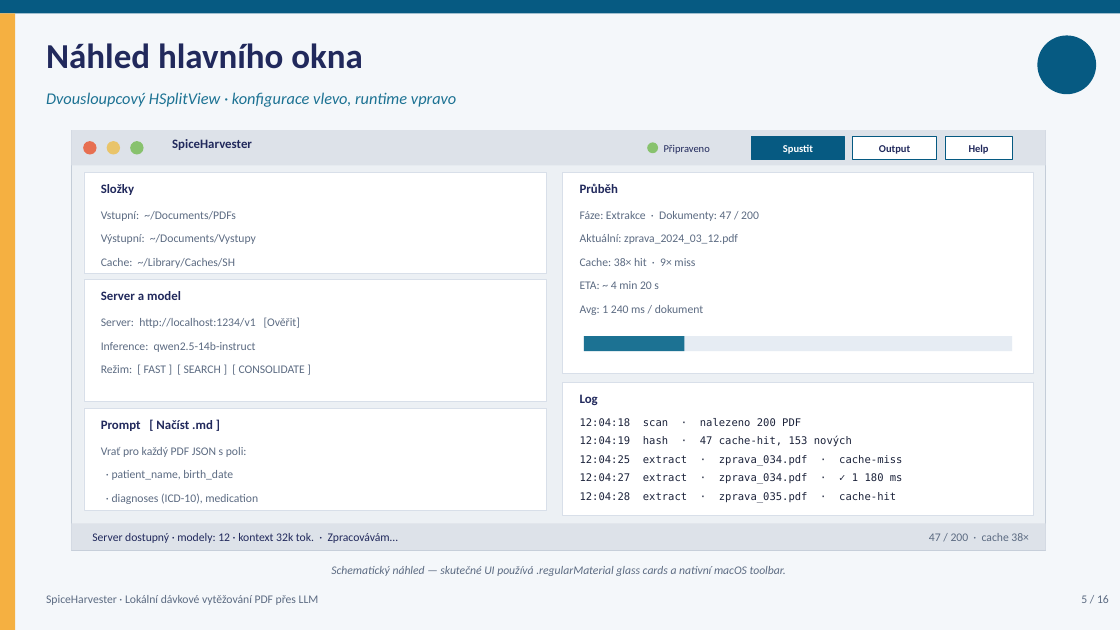
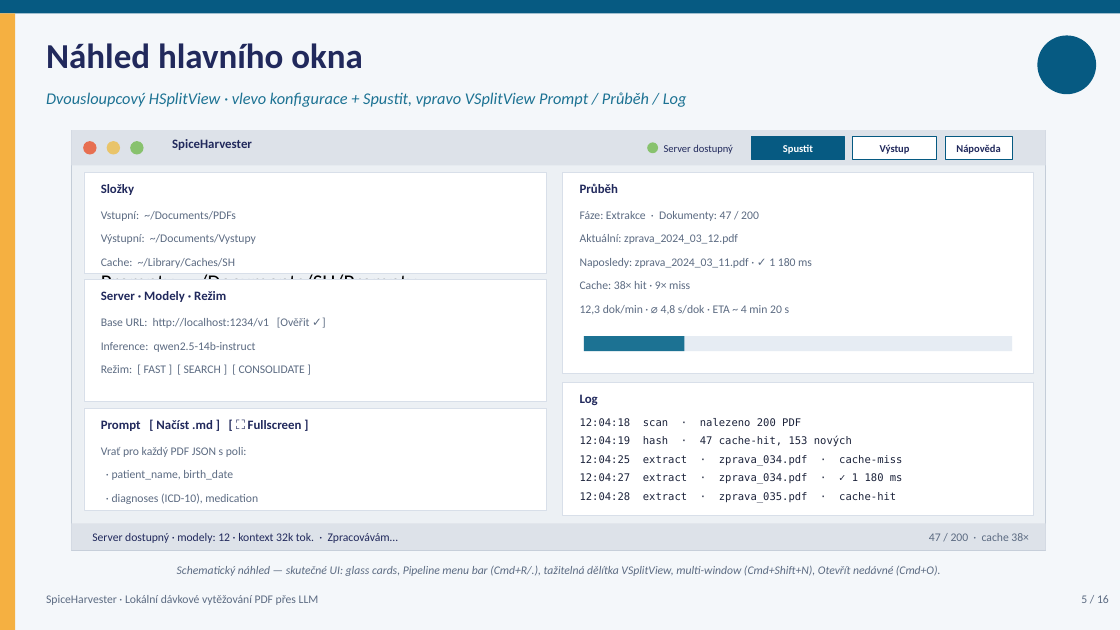
Before and after one commit to davidmasinzprahy/SpiceHarvester, a slide deck: slide 5 of docs/SpiceHarvester_Prezentace.pptx. Drawn at 1120x630 pixels with LibreOffice and Linux fonts; fonts in the diff are those of the drawing; background and template pictures are left out. Boxes give left, top, right and bottom in pixels: in the first picture for what was removed or moved away, otherwise in the second. Text is boxed around its words. In the diff, an @@ line names an element or a change of style, - is before the commit and + after.

Commit message:
Prezentace: slide 5 wireframe podle současného UI
- Toolbar buttons: anglické Help/Output → české Nápověda/Výstup
- Status pill: generické Připraveno → konkrétní Server dostupný
  (reflektuje health watcher)
- Složky: 4. cesta Prompty doplněna
- Server a model: rozděleno na Server · Modely · Režim (zachycuje
  split na 2 karty v reálném UI), Base URL místo Server, Ověřit ✓
- Prompt: dopln Fullscreen ⛶ toggle
- Průběh: doplněno granulární Naposledy: <file> · ✓ Xms a live
  throughput X dok/min · ⌀ Y s/dok místo statického Avg / ETA
- Subtitle: VSplitView v pravém sloupci
- Footer: Pipeline menu bar (Cmd+R/.), VSplitView dělítka,
  multi-window (Cmd+Shift+N), Otevřít nedávné (Cmd+O)

```diff
--- a/docs/SpiceHarvester_Prezentace.pptx
+++ b/docs/SpiceHarvester_Prezentace.pptx
@@ text at (46,92,687,107): text changed @@
-Dvousloupcový HSplitView · konfigurace vlevo, runtime vpravo
+Dvousloupcový HSplitView · vlevo konfigurace + Spustit, vpravo VSplitView Prompt / Průběh / Log
@@ text at (664,144,733,154): text changed @@
-Připraveno
+Server dostupný
@@ text at (880,144,910,154): text changed @@
-Output
+Výstup
@@ text at (956,144,1000,154): text changed @@
-Help
+Nápověda
@@ text added at (580,258,812,268), 10 pt, text #5C6B82 @@
+Naposledy: zprava_2024_03_11.pdf · ✓ 1 180 ms
@@ text at (101,274,417,296): paragraph added @@
+Prompty: ~/Documents/SH/Prompty
@@ text at (101,291,226,302): text changed @@
-Server a model
+Server · Modely · Režim
@@ text "Cache: 38× hit · 9× ..." rewrapped from (580,258,695,266) to (580,281,690,289) @@
@@ text removed at (580,281,659,289) @@
-ETA: ~ 4 min 20 s
@@ text at (101,317,310,328): text changed @@
-Server: http://localhost:1234/v1 [Ověřit]
+Base URL: http://localhost:1234/v1 [Ověřit ✓]
@@ text at (580,305,790,314): text changed @@
-Avg: 1 240 ms / dokument
+12,3 dok/min · ⌀ 4,8 s/dok · ETA ~ 4 min 20 s
@@ text at (101,420,302,431): text changed @@
-Prompt [ Načíst .md ]
+Prompt [ Načíst .md ] [ ⛶ Fullscreen ]
@@ text at (177,565,941,576): text changed @@
-Schematický náhled — skutečné UI používá .regularMaterial glass cards a nativní macOS toolbar.
+Schematický náhled — skutečné UI: glass cards, Pipeline menu bar (Cmd+R/.), tažitelná dělítka VSplitView, multi-window (Cmd+Shift+N), Otevřít nedávné (Cmd+O).
```
Also in this commit, not shown: 6 other slides changed.
